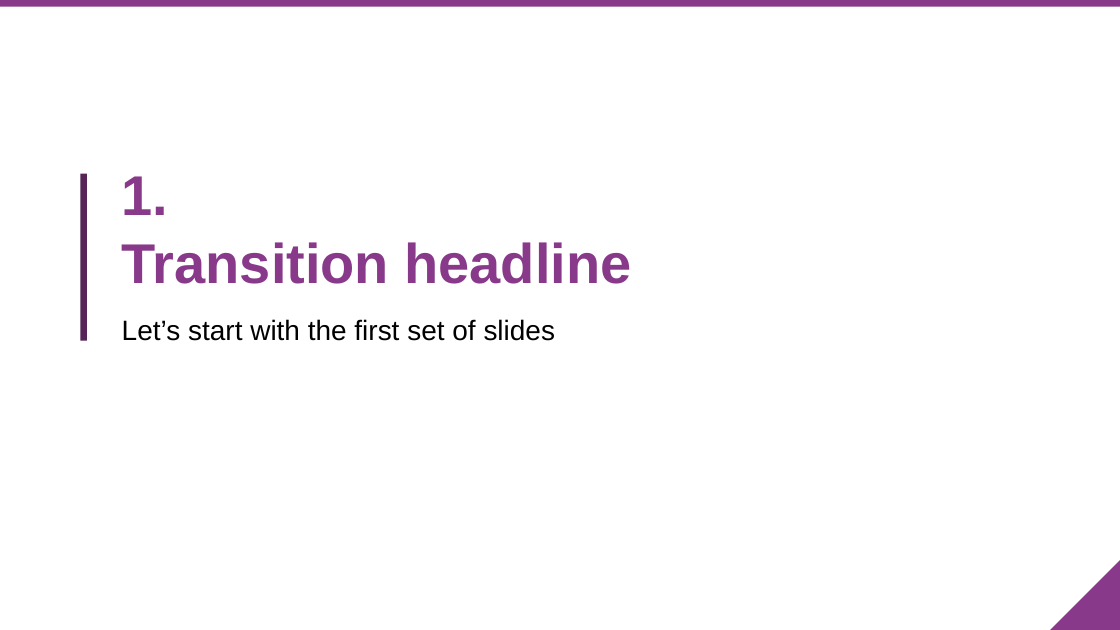
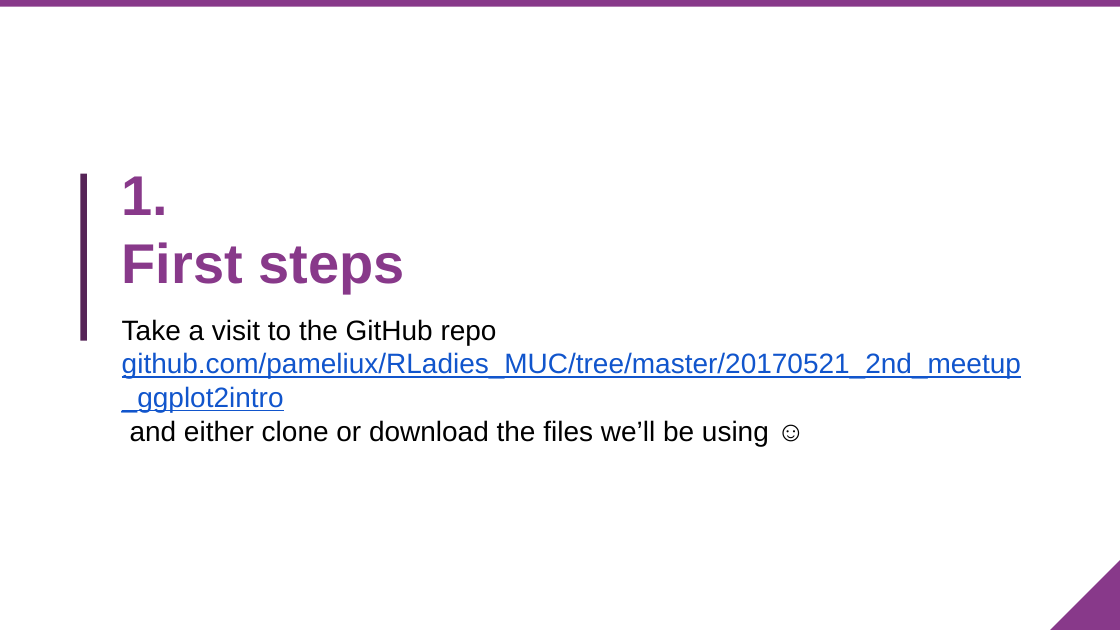
Before and after one commit to pamelamatias/RLadies_MUC, a slide deck: slide 4 of 20170521_2nd_meetup_ggplot2intro/20172105_ggplot2.pptx. Drawn at 1120x630 pixels with LibreOffice and Linux fonts; fonts in the diff are those of the drawing; background and template pictures are left out. Boxes give left, top, right and bottom in pixels: in the first picture for what was removed or moved away, otherwise in the second. Text is boxed around its words. In the diff, an @@ line names an element or a change of style, - is before the commit and + after.

```diff
--- a/20170521_2nd_meetup_ggplot2intro/20172105_ggplot2.pptx
+++ b/20170521_2nd_meetup_ggplot2intro/20172105_ggplot2.pptx
@@ title at [122, 242, 404, 292]: text changed @@
-Transition headline
+First steps
@@ subtitle at [122, 319, 1021, 446]: text changed; text colour #000000 to #1155CC @@
-Let’s start with the first set of slides
+Take a visit to the GitHub repo github.com/pameliux/RLadies_MUC/tree/master/20170521_2nd_meetup_ggplot2intro
+and either clone or download the files we’ll be using ☺
```
Also in this commit, not shown: 3 other slides changed, 5 slides added, 3 slides removed, 2 other files.
